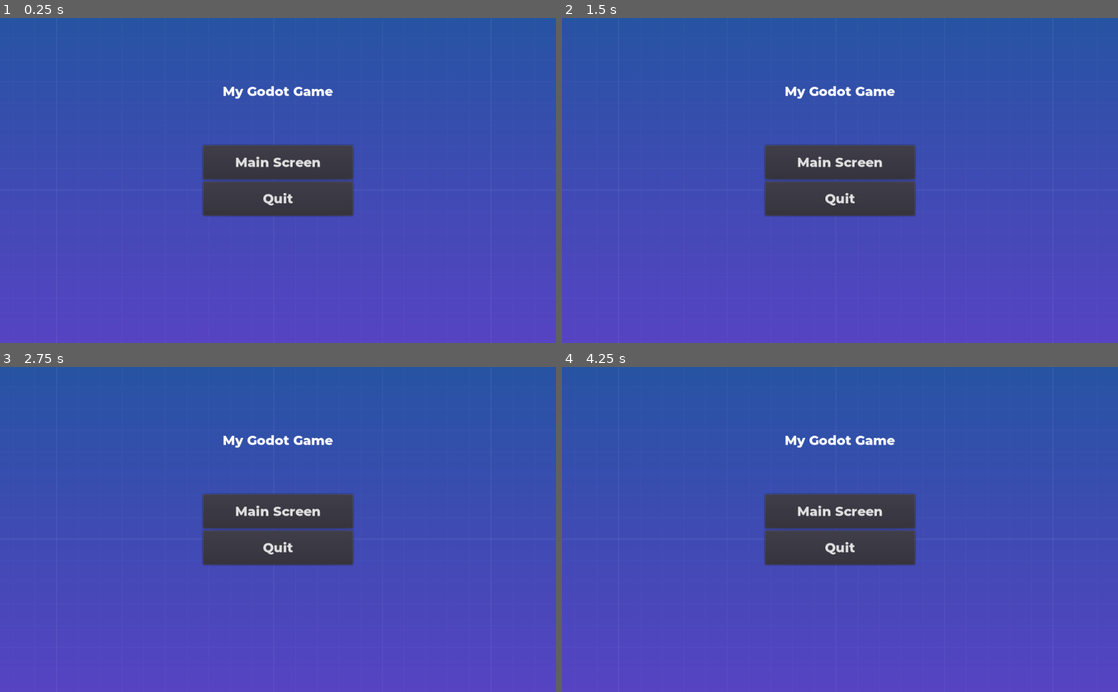
Above: before the commit, frames 1-4 (two rows, left to right).
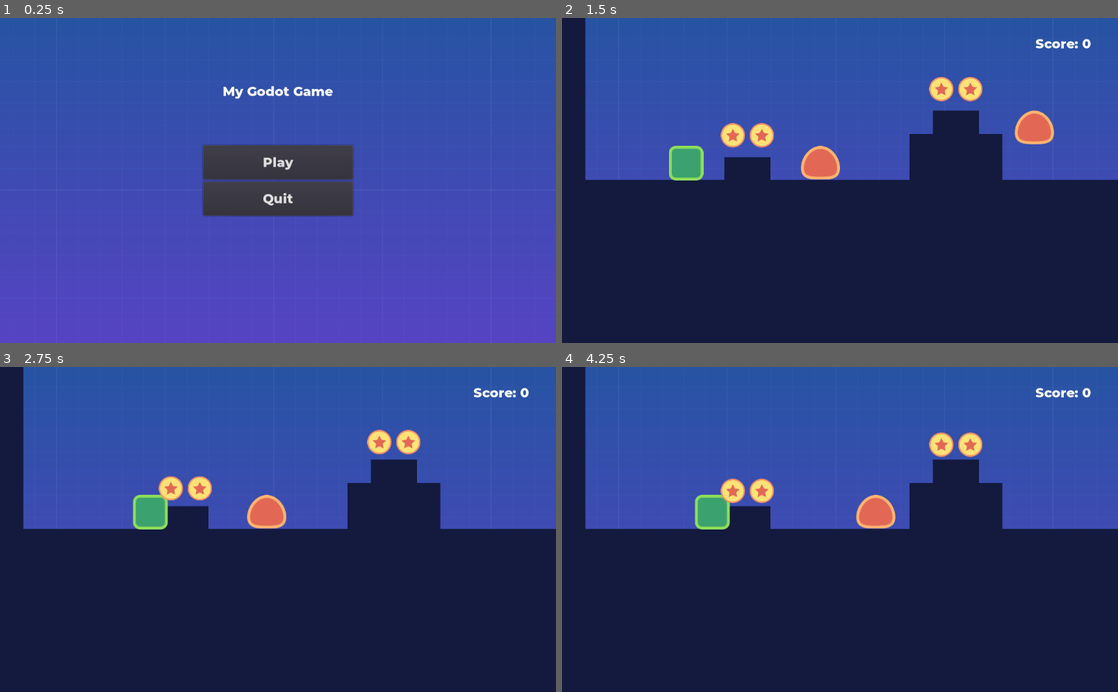
Above: after the commit, the same moments.

Repository: kalesy/Platformer
Game: Godot game, scene res://src/Screens/MainScreen.tscn
Two runs of this game, one before a commit and one after it. Both use one fixed random seed, a clock stepped at 60 frames per second and the inputs below.
Inputs:
- Up to frame 1 (0.25 s): no input
- Up to frame 2 (1.5 s): click "Main Screen" (after the commit: "Play") at 0.5 s; hold D (moveRight) from 1.28 s (still down)
- Up to frame 3 (2.75 s): keep holding D (moveRight); tap Space (jump) at 1.52, 2.27 s
- Up to frame 4 (4.25 s): release D (moveRight) at 2.78 s; hold A (moveLeft) 2.78-3.53 s; hold D (moveRight) from 3.53 s (still down); tap Space (jump) at 3.77 s

The runs differ from the first frame. In frame 1, 0.3% of the frame differs, in the area x 42-58%, y 42-47%; in frame 2, 61%, in the area x 0-100%, y 0-100%; in frame 3, 61%; in frame 4, 61%.
Error after the commit: Parse Error: Variable "AnimationPlayer" shadows a native class. (res://src/Objects/Coin.gd:3)

Commit message:
Finished, but not the end screen , caused i'm tired and that is really easy.

Diff:
--- a/UserInterface/ChangeSceneButton.tscn
+++ b/UserInterface/ChangeSceneButton.tscn
@@ -1,12 +1,14 @@
-[gd_scene load_steps=2 format=2]
+[gd_scene load_steps=3 format=2]
 
 [ext_resource path="res://UserInterface/Play.gd" type="Script" id=1]
+[ext_resource path="res://resources/ui_theme.tres" type="Theme" id=2]
 
 [node name="ChangeSceneButton" type="Button"]
 margin_right = 40.0
 margin_bottom = 20.0
 size_flags_horizontal = 3
 size_flags_vertical = 3
+theme = ExtResource( 2 )
 text = "Play"
 script = ExtResource( 1 )
 
--- a/UserInterface/Play.gd
+++ b/UserInterface/Play.gd
@@ -3,4 +3,8 @@
 export(String, FILE) var next_scene_path = "res://src/Levels/Level01.tscn"
 
 func _on_ChangeSceneButton_button_up():
-	get_tree().change_scene(self.next_scene_path)
+	var tree = get_tree()
+	if tree.paused:
+		tree.paused = false
+	if get_tree().change_scene(self.next_scene_path) != OK:
+		print("Failed to load the next scene!!!")
--- a/UserInterface/Quit.tscn
+++ b/UserInterface/Quit.tscn
@@ -1,6 +1,7 @@
-[gd_scene load_steps=2 format=2]
+[gd_scene load_steps=3 format=2]
 
 [ext_resource path="res://UserInterface/Quit.gd" type="Script" id=1]
+[ext_resource path="res://resources/ui_theme.tres" type="Theme" id=2]
 
 [node name="Quit" type="Button"]
 margin_top = 24.0
@@ -8,6 +9,7 @@
 margin_bottom = 44.0
 size_flags_horizontal = 3
 size_flags_vertical = 3
+theme = ExtResource( 2 )
 text = "Quit"
 script = ExtResource( 1 )
 
--- /dev/null
+++ b/UserInterface/userInterface.gd
@@ -0,0 +1,33 @@
+extends Control
+
+onready var scene_tree = get_tree()
+onready var paused_overlay: ColorRect = $PauseOverLay
+onready var scoreLabel = $ScoreLabel
+onready var pausedLabel = $PauseOverLay/pausedLabel
+
+var paused = false setget set_paused
+
+func _PlayerData_player_died():
+	self.paused = true
+	pausedLabel.text = "You died, and totally %s death this round." % PlayerData.death
+
+
+func _ready():
+	if PlayerData.connect("score_updated", self, "update_interface") != OK:
+		print("Signal connect error!!!")
+	if PlayerData.connect("player_died", self, "_PlayerData_player_died") != OK:
+		print("Signal connect error!!!")
+	update_interface()
+
+func update_interface():
+	scoreLabel.text = "Score: %s" % PlayerData.score
+
+func set_paused(value: bool):
+	paused = value
+	self.scene_tree.paused = value
+	self.paused_overlay.visible = value
+
+func _unhandled_input(event):
+	if event.is_action_pressed("pause"):
+		self.paused = not paused
+		scene_tree.set_input_as_handled()
--- a/UserInterface/userInterface.tscn
+++ b/UserInterface/userInterface.tscn
@@ -1,21 +1,62 @@
-[gd_scene load_steps=2 format=2]
+[gd_scene load_steps=7 format=2]
 
 [ext_resource path="res://UserInterface/Title.tscn" type="PackedScene" id=1]
+[ext_resource path="res://UserInterface/ChangeSceneButton.tscn" type="PackedScene" id=2]
+[ext_resource path="res://UserInterface/Quit.tscn" type="PackedScene" id=3]
+[ext_resource path="res://UserInterface/RetryButton.tscn" type="PackedScene" id=4]
+[ext_resource path="res://UserInterface/userInterface.gd" type="Script" id=5]
+[ext_resource path="res://resources/ui_theme.tres" type="Theme" id=6]
 
 [node name="userInterface" type="Control"]
+pause_mode = 2
 anchor_right = 1.0
 anchor_bottom = 1.0
+script = ExtResource( 5 )
 
-[node name="Label" type="Label" parent="."]
-margin_right = 40.0
-margin_bottom = 14.0
+[node name="ScoreLabel" type="Label" parent="."]
+anchor_left = 1.0
+anchor_right = 1.0
+margin_left = -152.0
+margin_top = 32.0
+margin_right = -31.0
+margin_bottom = 63.0
+theme = ExtResource( 6 )
+text = "Score: %s"
 
 [node name="PauseOverLay" type="ColorRect" parent="."]
-margin_right = 40.0
-margin_bottom = 40.0
+visible = false
+anchor_right = 1.0
+anchor_bottom = 1.0
+color = Color( 0, 0, 0, 0.113725 )
 
-[node name="Title" parent="PauseOverLay" instance=ExtResource( 1 )]
+[node name="pausedLabel" parent="PauseOverLay" instance=ExtResource( 1 )]
+pause_mode = 2
+margin_top = 136.0
+margin_bottom = 167.0
+text = "PAUSED"
 
 [node name="PauseMenu" type="VBoxContainer" parent="PauseOverLay"]
-margin_right = 40.0
-margin_bottom = 40.0
+anchor_left = 0.5
+anchor_top = 0.5
+anchor_right = 0.5
+anchor_bottom = 0.5
+margin_left = -100.5
+margin_top = -80.0
+margin_right = 100.5
+margin_bottom = 80.0
+
+[node name="RetryButton" parent="PauseOverLay/PauseMenu" instance=ExtResource( 4 )]
+margin_right = 201.0
+margin_bottom = 50.0
+
+[node name="ChangeSceneButton" parent="PauseOverLay/PauseMenu" instance=ExtResource( 2 )]
+margin_top = 54.0
+margin_right = 201.0
+margin_bottom = 105.0
+text = "Main Screen"
+next_scene_path = "res://src/Screens/MainScreen.tscn"
+
+[node name="Quit" parent="PauseOverLay/PauseMenu" instance=ExtResource( 3 )]
+margin_top = 109.0
+margin_right = 201.0
+margin_bottom = 160.0
--- a/project.godot
+++ b/project.godot
@@ -49,6 +49,11 @@
 "events": [ Object(InputEventKey,"resource_local_to_scene":false,"resource_name":"","device":0,"alt":false,"shift":false,"control":false,"meta":false,"command":false,"pressed":false,"scancode":32,"physical_scancode":0,"unicode":0,"echo":false,"script":null)
  ]
 }
+pause={
+"deadzone": 0.5,
+"events": [ Object(InputEventKey,"resource_local_to_scene":false,"resource_name":"","device":0,"alt":false,"shift":false,"control":false,"meta":false,"command":false,"pressed":false,"scancode":16777217,"physical_scancode":0,"unicode":0,"echo":false,"script":null)
+ ]
+}
 
 [layer_names]
 
--- a/src/Levels/Level01.tscn
+++ b/src/Levels/Level01.tscn
@@ -8,6 +8,7 @@
 [ext_resource path="res://src/Objects/Portal2D.tscn" type="PackedScene" id=6]
 [ext_resource path="res://src/Levels/Level02.tscn" type="PackedScene" id=7]
 [ext_resource path="res://src/Levels/GameManager.gd" type="Script" id=8]
+[ext_resource path="res://UserInterface/userInterface.tscn" type="PackedScene" id=9]
 
 [sub_resource type="ConvexPolygonShape2D" id=1]
 points = PoolVector2Array( 0, 0, 64, 0, 64, 64, 0, 64 )
@@ -35,12 +36,17 @@
 } ]
 0/z_index = 0
 
-[node name="LevelTemplate" type="Node2D"]
+[node name="Level01" type="Node2D"]
 script = ExtResource( 8 )
 __meta__ = {
 "_edit_horizontal_guides_": [ -109.0 ],
 "_edit_vertical_guides_": [ 1666.0, 2628.0, 2626.0 ]
 }
+
+[node name="UserInterface" type="CanvasLayer" parent="."]
+layer = 100
+
+[node name="userInterface" parent="UserInterface" instance=ExtResource( 9 )]
 
 [node name="CanvasLayer" type="CanvasLayer" parent="."]
 layer = -100
--- a/src/Levels/Level02.tscn
+++ b/src/Levels/Level02.tscn
@@ -6,6 +6,8 @@
 [ext_resource path="res://resources/background.png" type="Texture" id=4]
 [ext_resource path="res://src/Levels/GameManager.gd" type="Script" id=5]
 [ext_resource path="res://src/Objects/Coin.tscn" type="PackedScene" id=6]
+[ext_resource path="res://UserInterface/userInterface.tscn" type="PackedScene" id=7]
+[ext_resource path="res://UserInterface/userInterface.gd" type="Script" id=8]
 
 [sub_resource type="ConvexPolygonShape2D" id=1]
 points = PoolVector2Array( 0, 0, 64, 0, 64, 64, 0, 64 )
@@ -39,6 +41,15 @@
 "_edit_horizontal_guides_": [ -109.0 ],
 "_edit_vertical_guides_": [ 1666.0, 2628.0, 2626.0 ]
 }
+
+[node name="UserInterface" type="CanvasLayer" parent="."]
+layer = 100
+
+[node name="userInterface" type="Control" parent="UserInterface" instance=ExtResource( 7 )]
+pause_mode = 2
+anchor_right = 1.0
+anchor_bottom = 1.0
+script = ExtResource( 8 )
 
 [node name="CanvasLayer" type="CanvasLayer" parent="."]
 layer = -100
--- a/src/Screens/MainScreen.tscn
+++ b/src/Screens/MainScreen.tscn
@@ -34,11 +34,9 @@
 margin_right = 138.0
 margin_bottom = 65.0
 
-[node name="Play" parent="Menu" instance=ExtResource( 2 )]
+[node name="ChangeSceneButton" parent="Menu" instance=ExtResource( 2 )]
 margin_right = 276.0
 margin_bottom = 63.0
-text = "Main Screen"
-next_scene_path = "res://src/Screens/MainScreen.tscn"
 
 [node name="Quit" parent="Menu" instance=ExtResource( 3 )]
 margin_top = 67.0
--- a/src/actor/Enemy.gd
+++ b/src/actor/Enemy.gd
@@ -14,8 +14,9 @@
 func _on_StompDetector_body_entered(body:Node):
 	if body.global_position.y > $StompDetector.global_position.y:
 		return
+	die()
 	queue_free()
 	#$CollisionShape2D.disabled = true
 
 func die():
-	PlayerData.score += score
+	PlayerData.score += self.score
Not shown: 1 places in src/Levels/Level01.tscn that only renumber resources
Not shown: 1 places in src/Levels/Level02.tscn that only renumber resources
